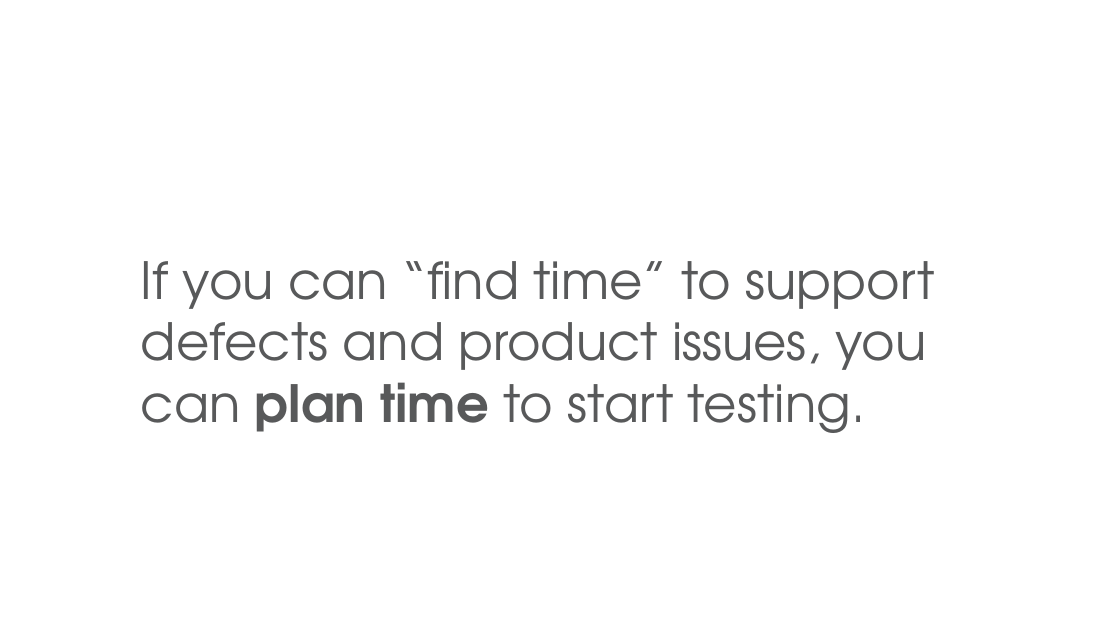
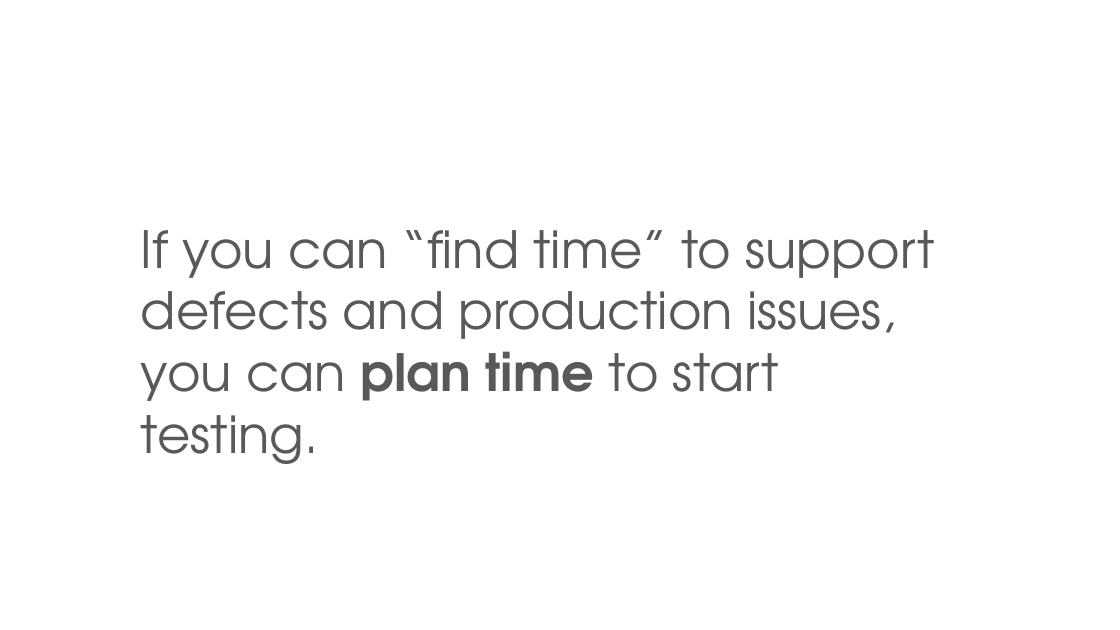
Before and after one commit to donaldsawyer/tdde-py-pyspark, a slide deck: slide 36 of tdde-py-pyspark-glue-docker-vscode.pptx (slide 35 before the commit). Drawn at 1120x630 pixels with LibreOffice and Linux fonts; fonts in the diff are those of the drawing; background and template pictures are left out. Boxes give left, top, right and bottom in pixels: in the first picture for what was removed or moved away, otherwise in the second. Text is boxed around its words. In the diff, an @@ line names an element or a change of style, - is before the commit and + after.

```diff
--- a/tdde-py-pyspark-glue-docker-vscode.pptx
+++ b/tdde-py-pyspark-glue-docker-vscode.pptx
@@ text at (x1=141, y1=230, x2=935, y2=464): text changed @@
-If you can “find time” to support defects and product issues, you can plan time to start testing.
+If you can “find time” to support defects and production issues, you can plan time to start testing.
```
Also in this commit, not shown: 6 other slides changed, 1 slide added, 7 other files.
